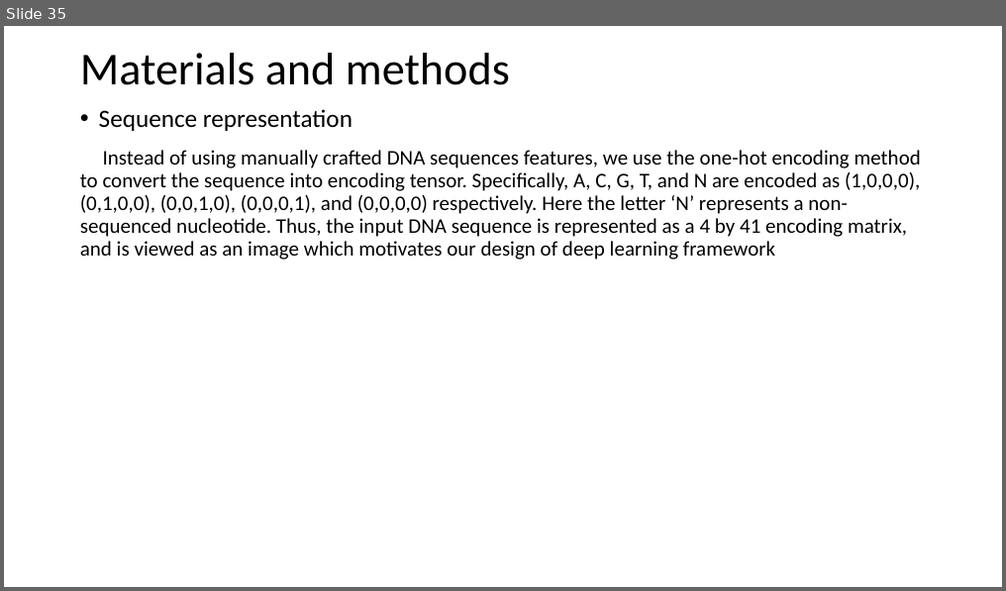
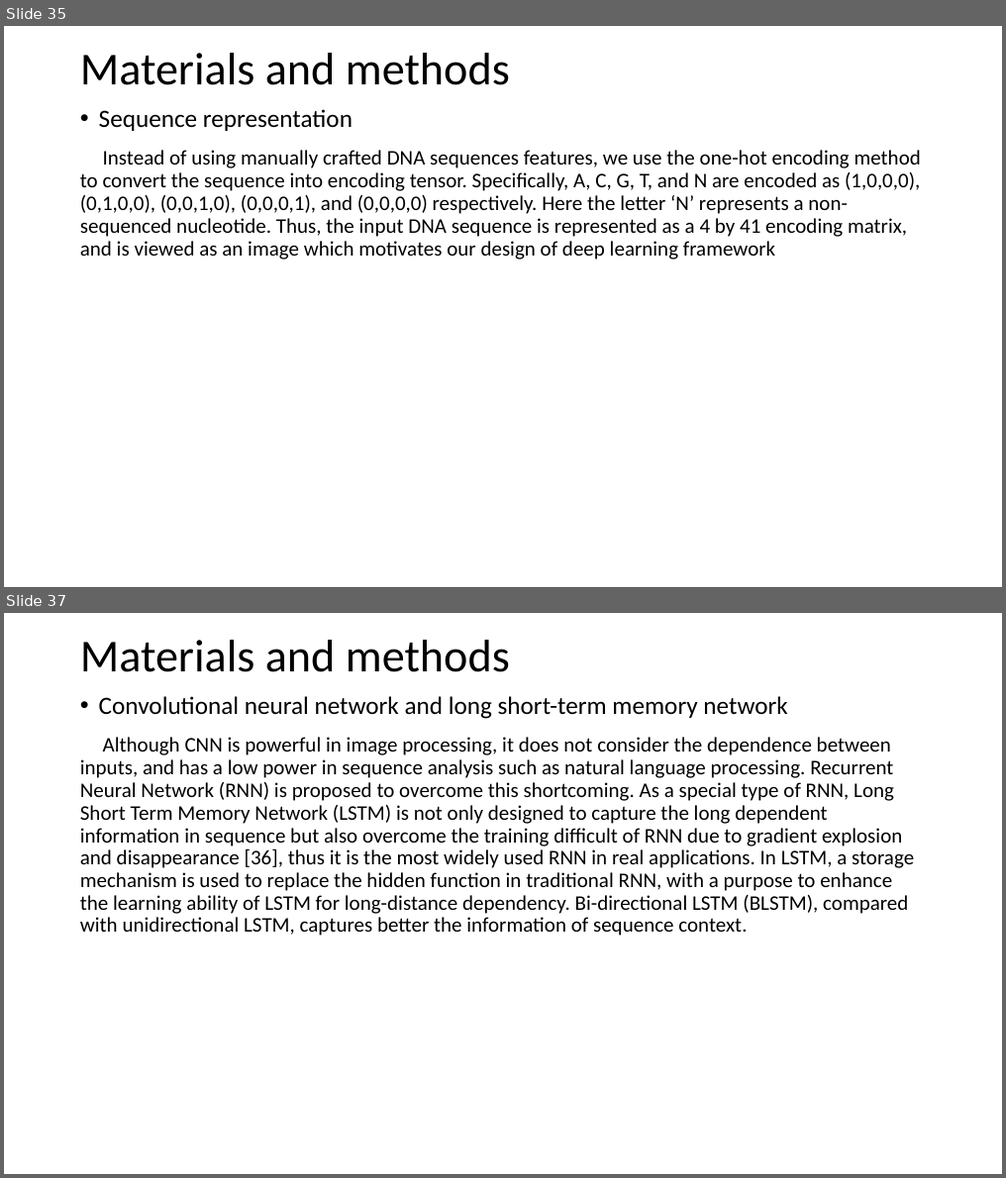
Before and after one commit to YanChengHuang/paper_implement, a slide deck: Deep6mA/Presentation/deep6mA.pptx. Shown one above the other, each under a label of ours: slide 35 before the commit, slides 35 and 37 after it; the slides between them are not shown. The pictures are 1006x591 and 1006x1178 pixels, drawn with LibreOffice and Linux fonts; fonts in the diff are those of the drawing. Boxes give left, top, right and bottom in pixels: in the first picture for what was removed or moved away, otherwise in the second. Text is boxed around its words. In the diff, an @@ line names an element or a change of style, - is before the commit and + after.

```diff
--- a/Deep6mA/Presentation/deep6mA.pptx
+++ b/Deep6mA/Presentation/deep6mA.pptx
@@ slide 37 added at (4, 613, 1002, 1174), background #FFFFFF @@
@@ title added at (80, 640, 510, 672), 44 pt, text #000000 @@
+Materials and methods
@@ text added at (80, 696, 914, 936), 20 pt, text #000000 @@
+• Convolutional neural network and long short-term memory network
+Although CNN is powerful in image processing, it does not consider the dependence between inputs, and has a low power in sequence analysis such as natural language processing. Recurrent Neural Network (RNN) is proposed to overcome this shortcoming. As a special type of RNN, Long Short Term Memory Network (LSTM) is not only designed to capture the long dependent information in sequence but also overcome the training difficult of RNN due to gradient explosion and disappearance [36], thus it is the most widely used RNN in real applications. In LSTM, a storage mechanism is used to replace the hidden function in traditional RNN, with a purpose to enhance the learning ability of LSTM for long-distance dependency. Bi-directional LSTM (BLSTM), compared with unidirectional LSTM, captures better the information of sequence context.
```
Also in this commit, not shown: 1 slide changed, 5 other slides added.
